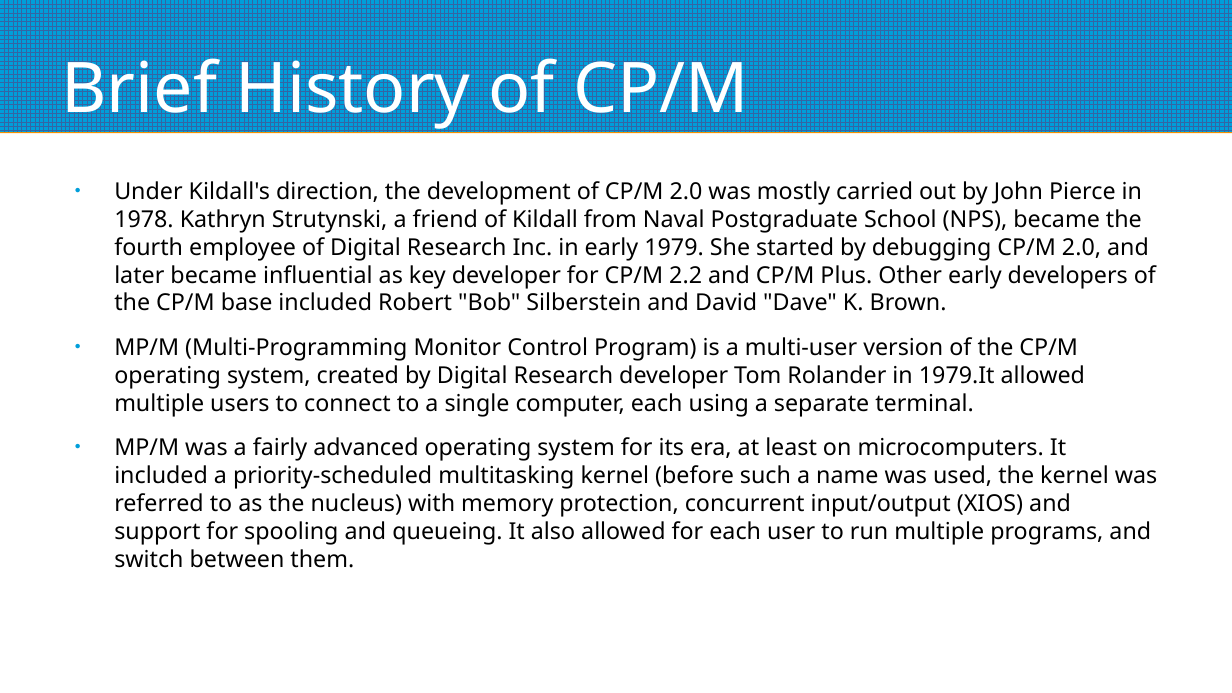
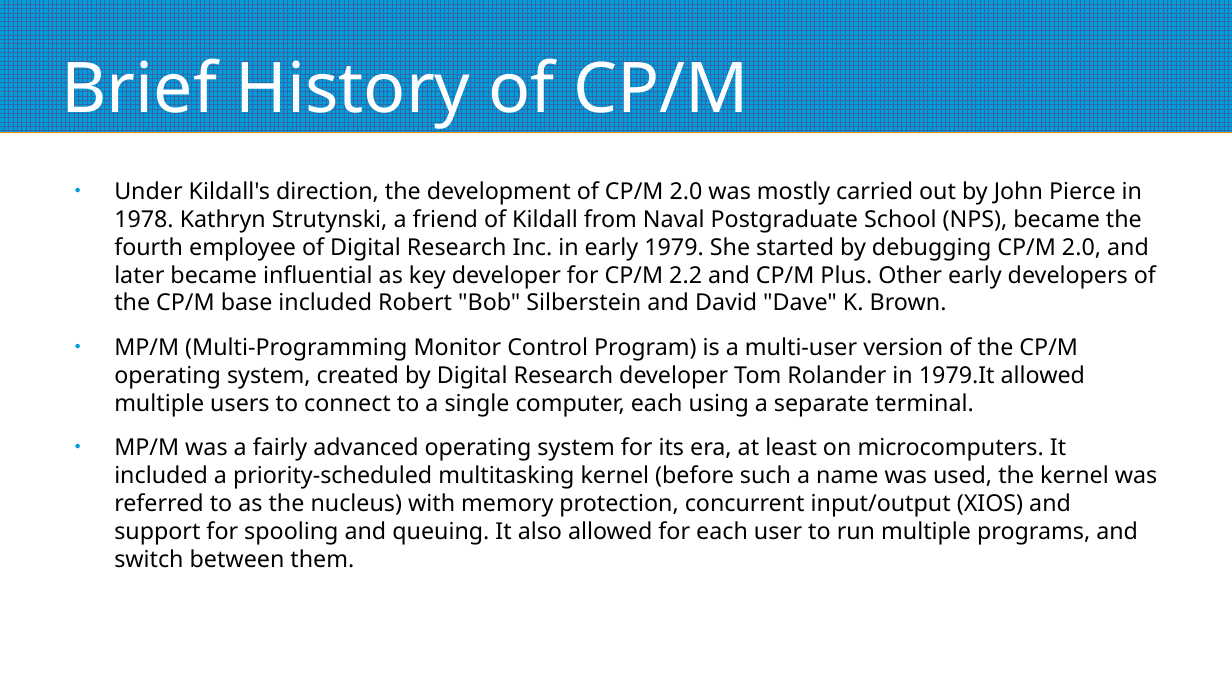
Before and after one commit to mggates39/Programming-With-CPM, a slide deck: slide 13 of CPM_Programming_Slides.odp. Drawn at 1232x693 pixels with LibreOffice and Linux fonts; fonts in the diff are those of the drawing. Boxes give left, top, right and bottom in pixels: in the first picture for what was removed or moved away, otherwise in the second. Text is boxed around its words. In the diff, an @@ line names an element or a change of style, - is before the commit and + after.

```diff
--- a/CPM_Programming_Slides.odp
+++ b/CPM_Programming_Slides.odp
@@ text at (114,437,1157,568): text changed @@
-● MP/M was a fairly advanced operating system for its era, at least on microcomputers. It included a priority-scheduled multitasking kernel (before such a name was used, the kernel was referred to as the nucleus) with memory protection, concurrent input/output (XIOS) and support for spooling and queueing. It also allowed for each user to run multiple programs, and switch between them.
+● MP/M was a fairly advanced operating system for its era, at least on microcomputers. It included a priority-scheduled multitasking kernel (before such a name was used, the kernel was referred to as the nucleus) with memory protection, concurrent input/output (XIOS) and support for spooling and queuing. It also allowed for each user to run multiple programs, and switch between them.
```
Also in this commit, not shown: 9 other slides changed, 2 slides added, 1 other file.
